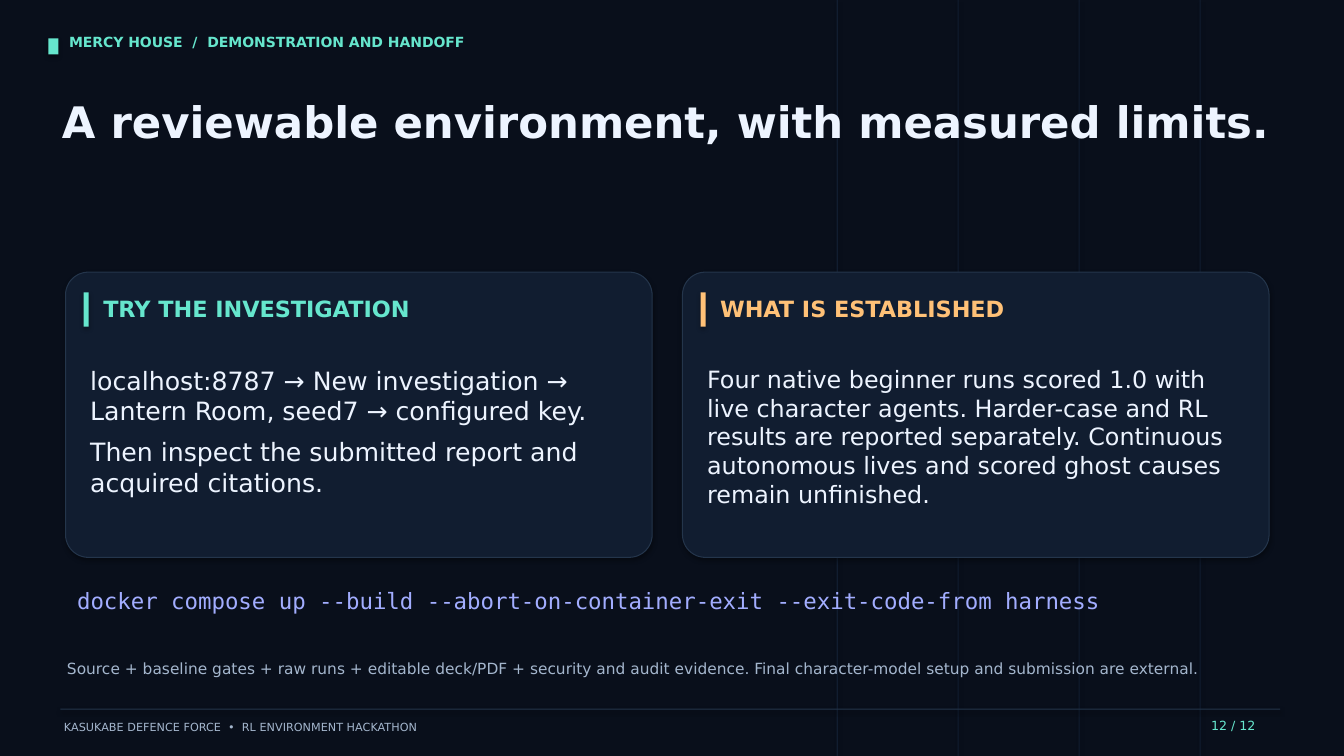
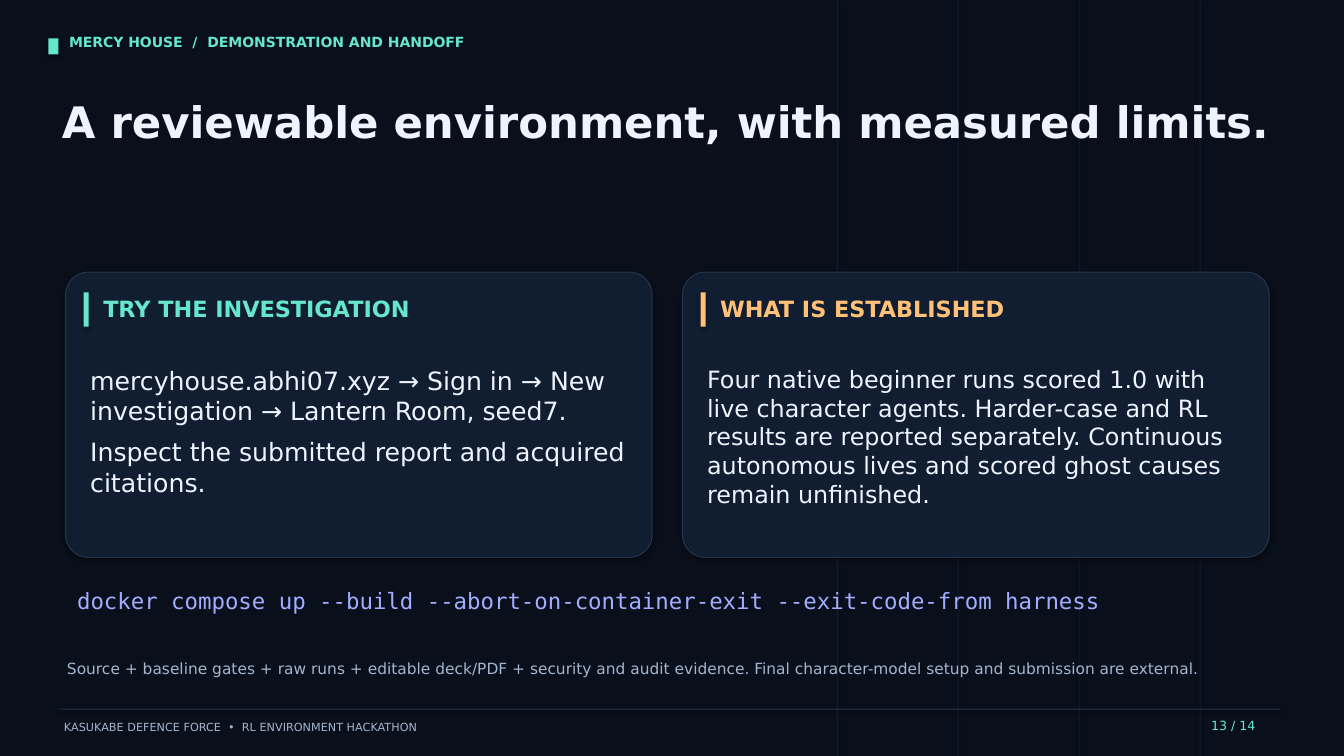
Before and after one commit to Abhishek-Punhani/mercy-house, a slide deck: slide 13 of docs/deck.pptx (slide 12 before the commit). Drawn at 1344x756 pixels with LibreOffice and Linux fonts; fonts in the diff are those of the drawing. Boxes give left, top, right and bottom in pixels: in the first picture for what was removed or moved away, otherwise in the second. Text is boxed around its words. In the diff, an @@ line names an element or a change of style, - is before the commit and + after.

```diff
--- a/docs/deck.pptx
+++ b/docs/deck.pptx
@@ text at [90,371,624,493]: text changed @@
-localhost:8787 → New investigation → Lantern Room, seed7 → configured key.
-Then inspect the submitted report and acquired citations.
+mercyhouse.abhi07.xyz → Sign in → New investigation → Lantern Room, seed7.
+Inspect the submitted report and acquired citations.
@@ text at [1211,720,1255,730]: text changed @@
-12 / 12
+13 / 14
```
Also in this commit, not shown: 11 other slides changed, 2 slides added, 15 other files.
